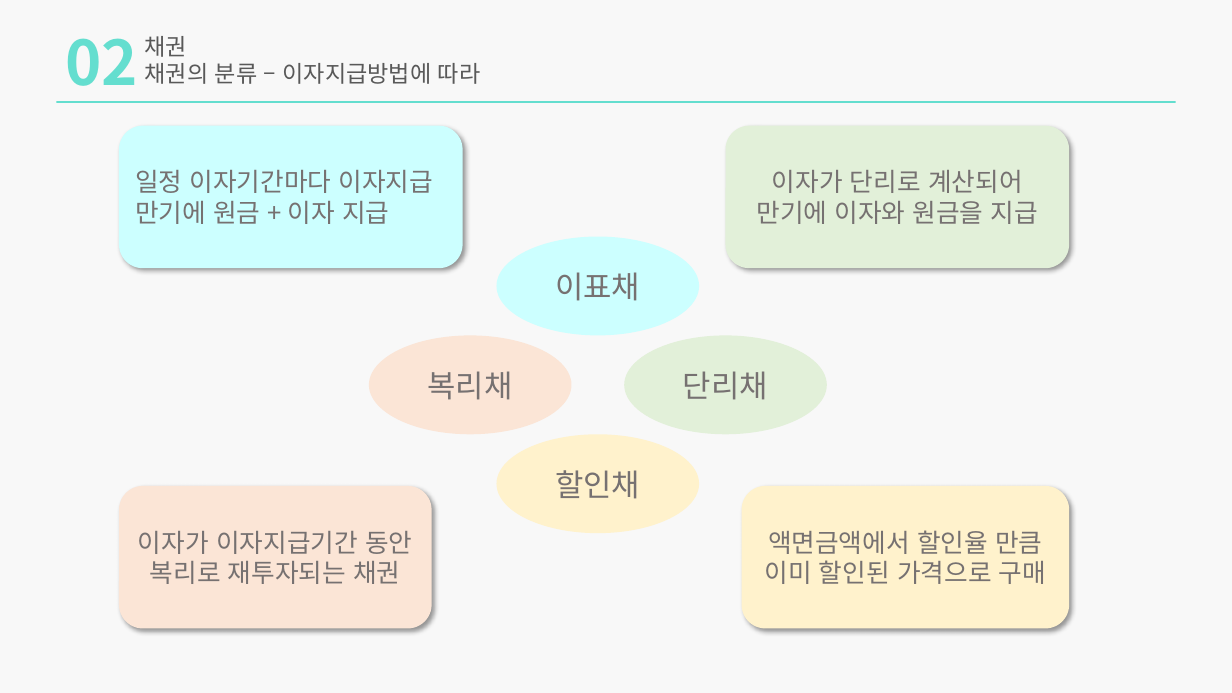
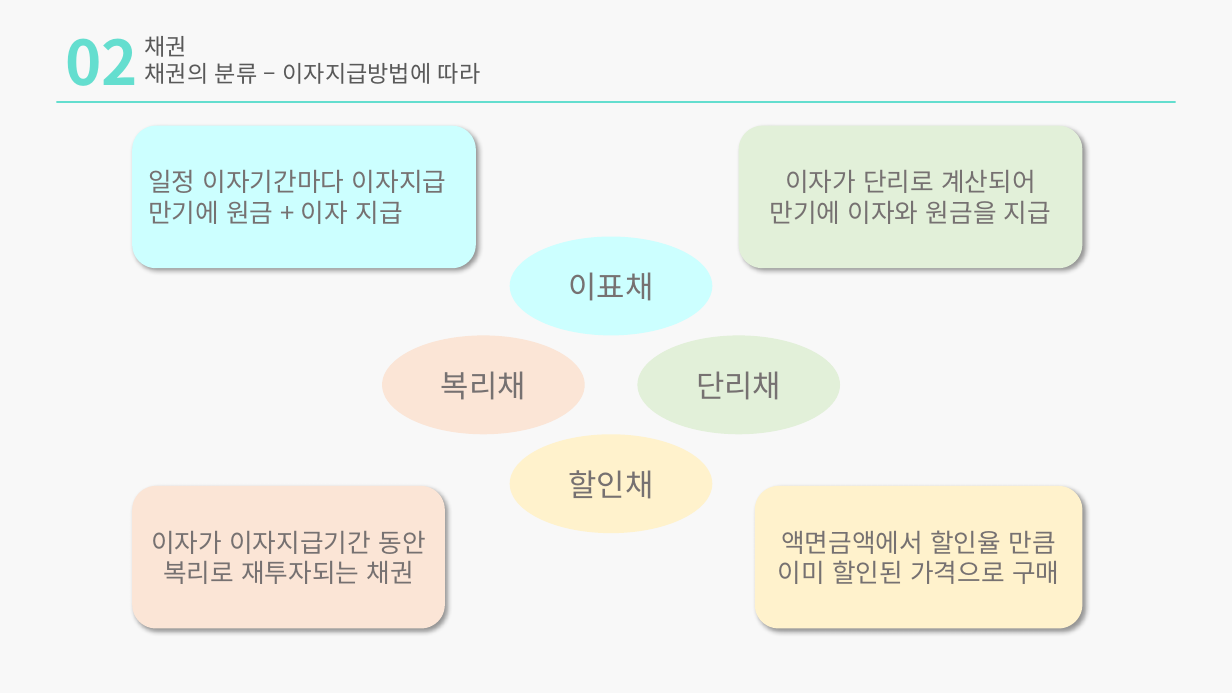
Before and after one commit to zndrke/Financial-Product, a slide deck: slide 12 of 금리채권/금리,채권,FRN.pptx. Drawn at 1232x693 pixels with LibreOffice and Linux fonts; fonts in the diff are those of the drawing. Boxes give left, top, right and bottom in pixels: in the first picture for what was removed or moved away, otherwise in the second. Text is boxed around its words. In the diff, an @@ line names an element or a change of style, - is before the commit and + after.

```diff
--- a/금리채권/금리,채권,FRN.pptx
+++ b/금리채권/금리,채권,FRN.pptx
@@ 4 ellipses, 4 rounded rectangles: place and size @@
-4 ellipses, 4 rounded rectangles at [119,126,1070,628]
+4 ellipses, 4 rounded rectangles at [132,126,1083,628]
```
Also in this commit, not shown: 8 other slides changed, 4 slides added, 1 slide removed, 2 other files.
